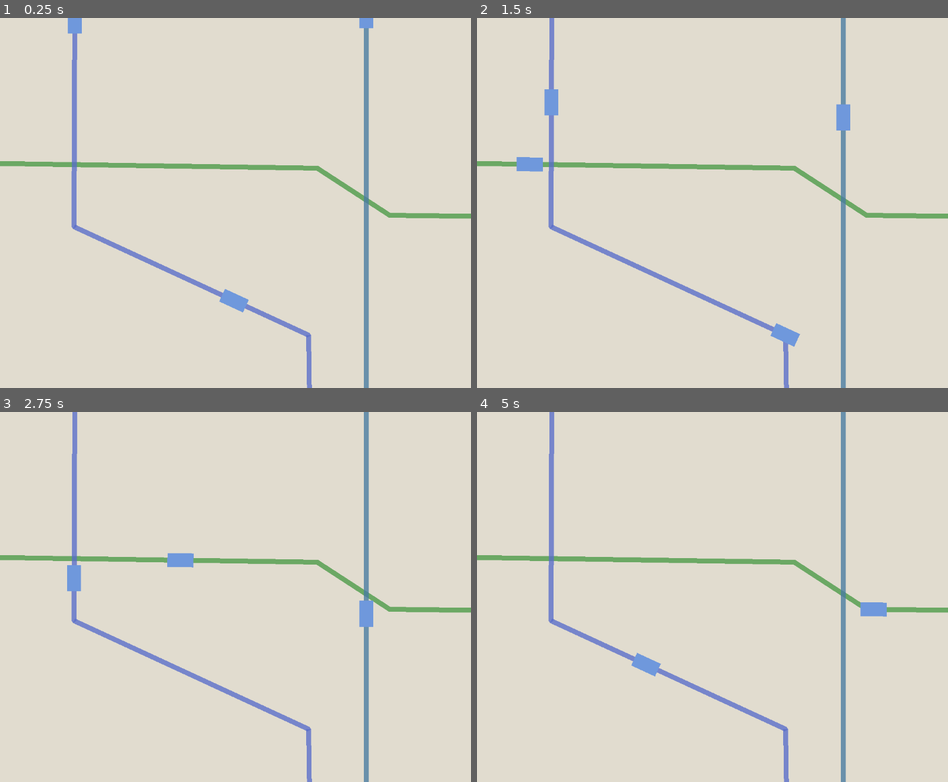
Above: before the commit, frames 1-4 (two rows, left to right).
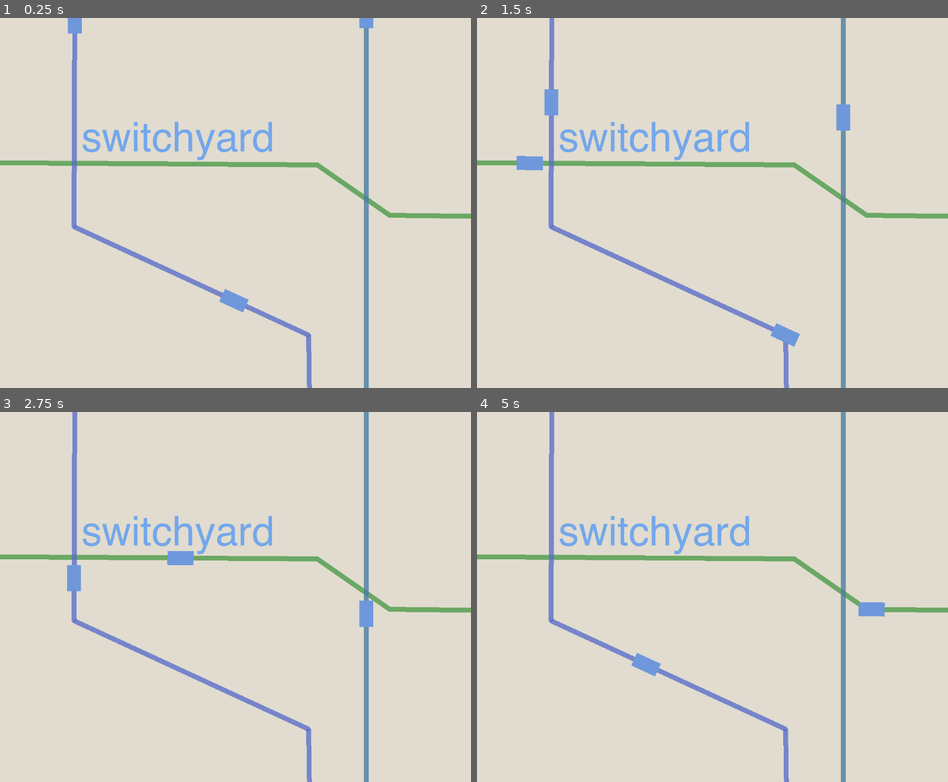
Above: after the commit, the same moments.

Repository: derukaeru/switchyard
Game: Godot game, scene res://src/scenes/menu/title_screen.tscn
Same seed, same stepped clock (60 frames per second), same inputs: the game is played once before the commit and once after it. This scene is started directly instead of the project's main scene.
Inputs:
- Up to frame 1 (0.25 s): no input
- Up to frame 2 (1.5 s): tap Enter at 0.5 s; hold Right 0.53-1.28 s; tap Alt at 0.6 s; hold Down from 1.28 s (still down); tap Shift at 1.35 s
- Up to frame 3 (2.75 s): release Down at 2.03 s; hold Right from 2.03 s (still down); tap Alt at 2.1 s
- Up to frame 4 (5 s): release Right at 2.78 s; hold Up 2.78-3.53 s; tap Shift at 2.85, 4.35 s; hold Left from 3.53 s (still down); tap Alt at 3.6 s

The runs differ from the first frame. In frame 1, 2.1% of the frame differs, in the area x 0-83%, y 28-54%; in frame 2, 2.1%; in frame 3, 2.1%; in frame 4, 2.2%, in the area x 0-87%, y 28-56%.

Commit message:
feat: moved to linux heh

Diff:
--- a/project.godot
+++ b/project.godot
@@ -27,7 +27,6 @@
 
 window/size/viewport_height=904
 window/stretch/mode="viewport"
-window/stretch/aspect="keep_height"
 
 [dotnet]
 
--- a/src/scenes/menu/title_screen.tscn
+++ b/src/scenes/menu/title_screen.tscn
@@ -2,10 +2,11 @@
 
 [ext_resource type="Script" uid="uid://cuym172wt4qwo" path="res://src/scripts/components/rail.gd" id="1_fbi7p"]
 [ext_resource type="PackedScene" uid="uid://cbe6816t855is" path="res://src/scenes/objects/train.tscn" id="2_4v2w5"]
+[ext_resource type="FontFile" uid="uid://lcay2652jc6e" path="res://src/assets/fonts/Helvetica.ttf" id="3_g66e4"]
 
 [sub_resource type="Curve2D" id="Curve2D_4v2w5"]
 _data = {
-"points": PackedVector2Array(0, 0, 0, 0, -246, 352, 0, 0, 0, 0, 776, 367, 0, 0, 0, 0, 953, 482, 0, 0, 0, 0, 1275, 486)
+"points": PackedVector2Array(0, 0, 0, 0, -246, 352, 0, 0, 0, 0, 776, 359, 0, 0, 0, 0, 953, 482, 0, 0, 0, 0, 1275, 486)
 }
 point_count = 4
 
@@ -20,6 +21,11 @@
 "points": PackedVector2Array(0, 0, 0, 0, 896, -57, 0, 0, 0, 0, 896, 944)
 }
 point_count = 2
+
+[sub_resource type="LabelSettings" id="LabelSettings_37oxp"]
+font = ExtResource("3_g66e4")
+font_size = 100
+font_color = Color(0.45080003, 0.65412, 0.92, 1)
 
 [node name="title_screen" type="Control" unique_id=198211424]
 layout_mode = 3
@@ -48,8 +54,9 @@
 
 [node name="train" parent="tracks/Rail2" unique_id=1286344413 instance=ExtResource("2_4v2w5")]
 position = Vector2(-246, 352)
-rotation = 0.014676049
+rotation = 0.0068492084
 speed = 250
+looping = true
 
 [node name="Rail" type="Path2D" parent="tracks" unique_id=589983742]
 curve = SubResource("Curve2D_g66e4")
@@ -60,11 +67,13 @@
 [node name="train" parent="tracks/Rail" unique_id=1929194134 instance=ExtResource("2_4v2w5")]
 position = Vector2(183, -34)
 rotation = 1.5744728
+looping = true
 
 [node name="train2" parent="tracks/Rail" unique_id=29049352 instance=ExtResource("2_4v2w5")]
 position = Vector2(535.955, 673.8729)
 rotation = 0.43251824
 progress = 934.96
+looping = true
 
 [node name="Rail3" type="Path2D" parent="tracks" unique_id=1074049343]
 curve = SubResource("Curve2D_wf6w8")
@@ -76,3 +85,13 @@
 position = Vector2(896, -57)
 rotation = 1.5707964
 speed = 200
+looping = true
+
+[node name="title" type="Label" parent="." unique_id=167698055]
+layout_mode = 0
+offset_left = 199.0
+offset_top = 249.0
+offset_right = 671.0
+offset_bottom = 396.0
+text = "switchyard"
+label_settings = SubResource("LabelSettings_37oxp")
--- a/src/scenes/objects/train.gd
+++ b/src/scenes/objects/train.gd
@@ -6,9 +6,11 @@
 @export var speed: int = 160
 @export var destination: int = 1
 
+@export var looping: bool = false
+
 func _ready() -> void:
 	cab.color = train_color
-	loop = false
+	loop = looping
 
 func _process(delta: float) -> void:
 	var rail: Rail = get_parent() as Rail
Not shown, added: ouch-x86_64-linux-musl
